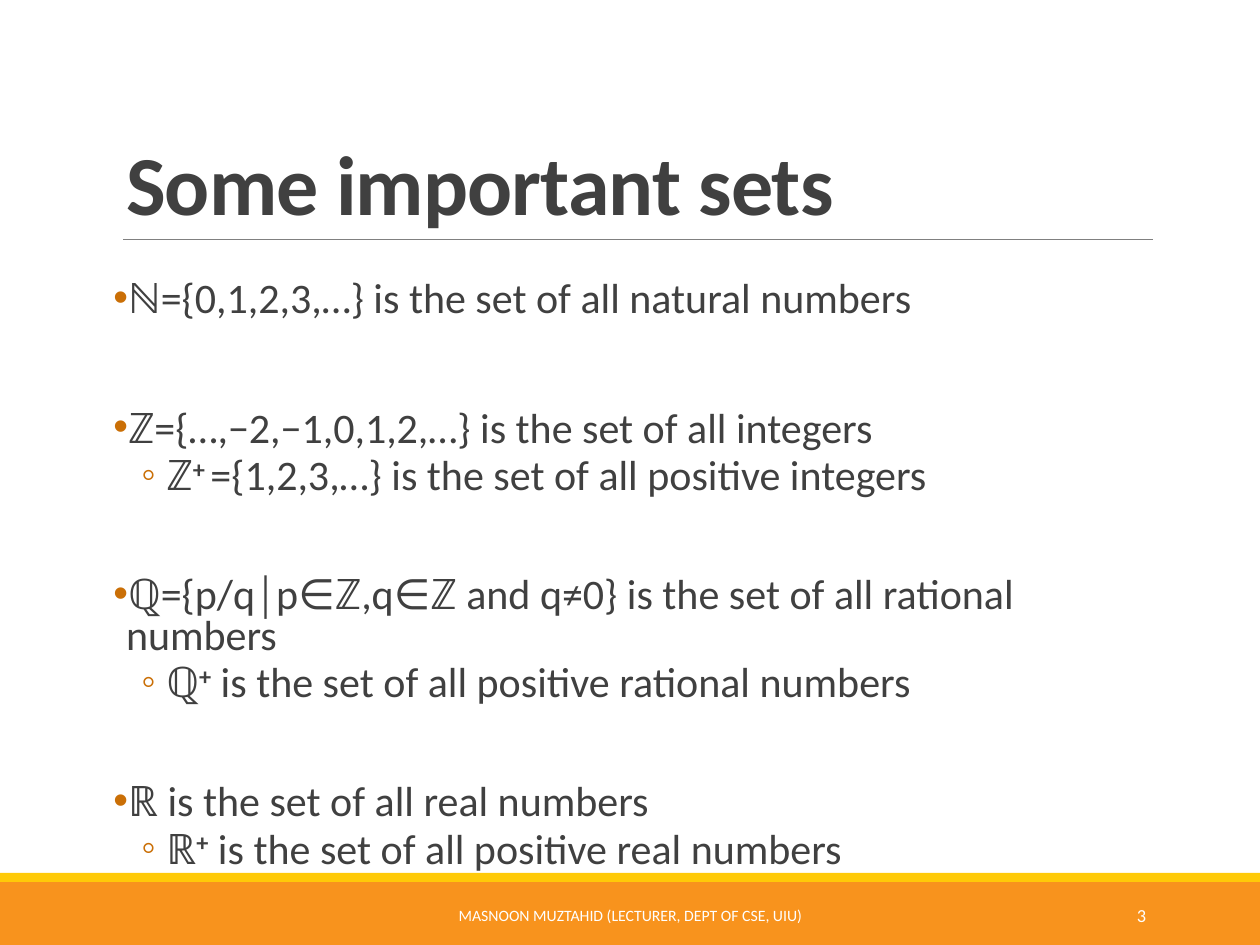
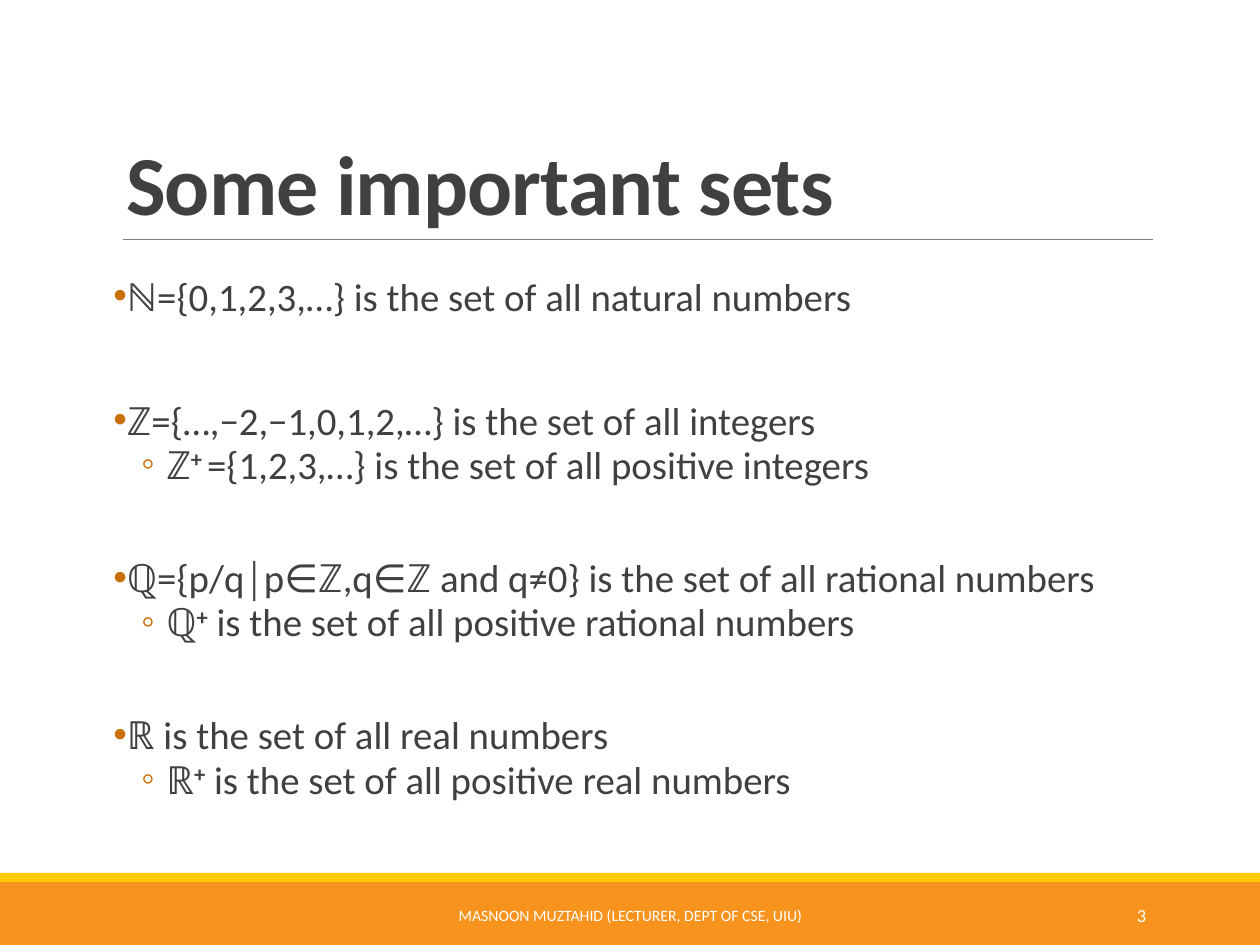
Before and after one commit to Muztahid202/UIU-Discrete_Math_Resources, a slide deck: slide 3 of Sets.pptx. Drawn at 1260x945 pixels with LibreOffice and Linux fonts; fonts in the diff are those of the drawing. Boxes give left, top, right and bottom in pixels: in the first picture for what was removed or moved away, otherwise in the second. Text is boxed around its words. In the diff, an @@ line names an element or a change of style, - is before the commit and + after.

Commit message:
sets updated

```diff
--- a/Sets.pptx
+++ b/Sets.pptx
@@ text "ℕ={0,1,2,3,…} is the set of ..." at bbox=[127, 283, 1095, 801]: size 24 to 22.2 pt @@
```
Also in this commit, not shown: 1 other slide changed.
